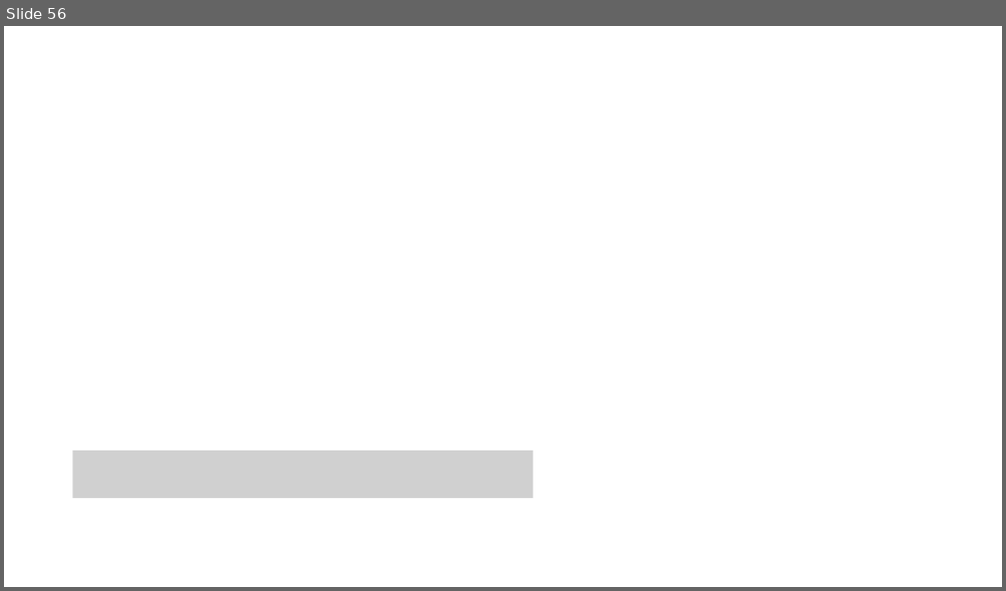
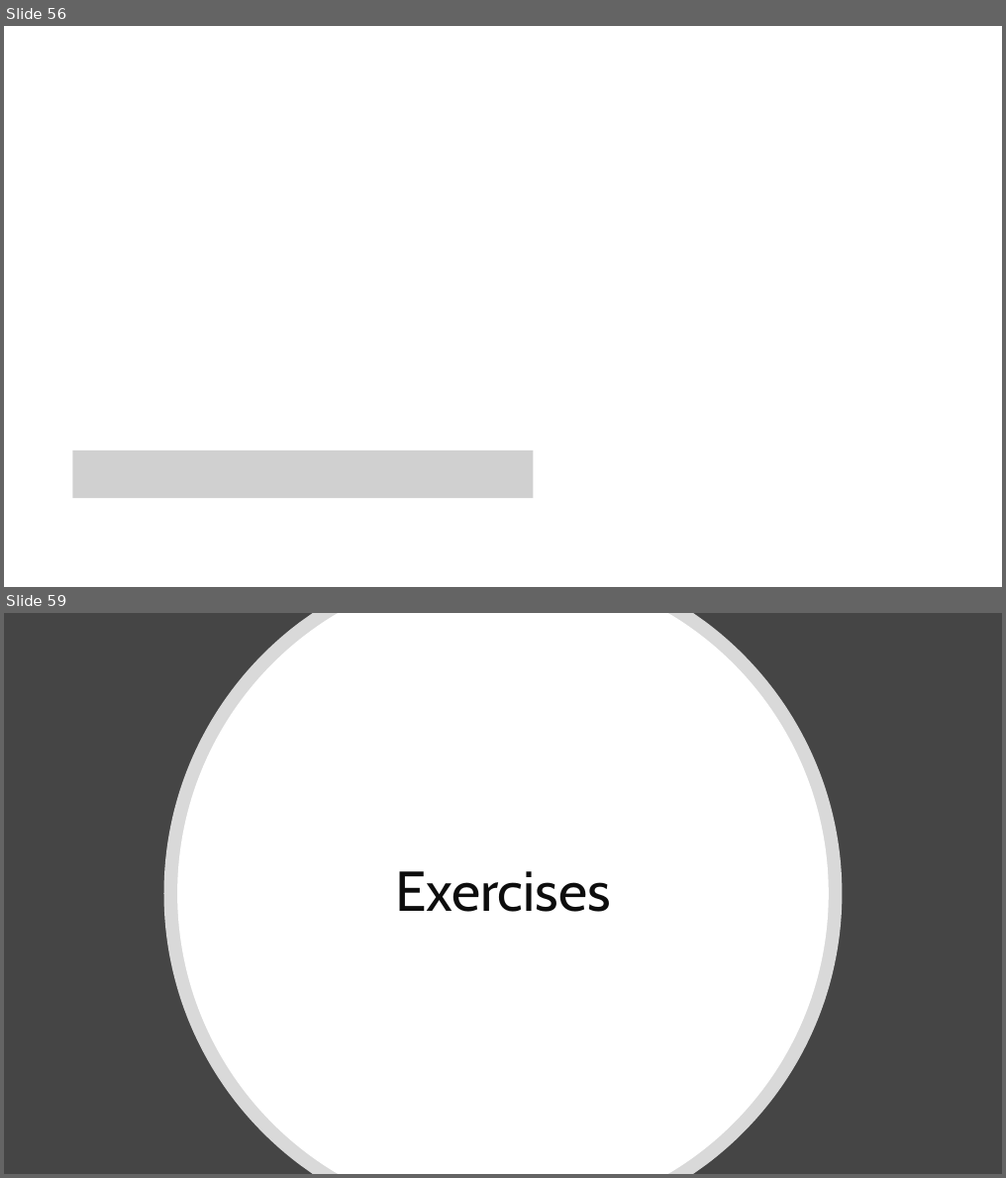
Before and after one commit to RobertNagy299/dsa-i-teaching, a slide deck: MyOwnPresentations/Divide_Conquer_Recursion_II.pptx. Shown one above the other, each under a label of ours: slide 56 before the commit, slides 56 and 59 after it; the slides between them are not shown. The pictures are 1006x591 and 1006x1178 pixels, drawn with LibreOffice and Linux fonts; fonts in the diff are those of the drawing; grey boxes stand for pictures. Boxes give left, top, right and bottom in pixels: in the first picture for what was removed or moved away, otherwise in the second. Text is boxed around its words. In the diff, an @@ line names an element or a change of style, - is before the commit and + after.

```diff
--- a/MyOwnPresentations/Divide_Conquer_Recursion_II.pptx
+++ b/MyOwnPresentations/Divide_Conquer_Recursion_II.pptx
@@ slide 59 added at (x1=4, y1=613, x2=1002, y2=1174), background #454545 @@
@@ freeform shape added at (x1=164, y1=613, x2=843, y2=1174), fill #FFFFFF at 80% opacity @@
@@ freeform shape added at (x1=177, y1=613, x2=829, y2=1174), fill #FFFFFF @@
@@ title added at (x1=395, y1=871, x2=610, y2=912), 54 pt, text #0D0D0D @@
+Exercises
```
Also in this commit, not shown: 1 slide changed, 3 other slides added, 1 other file.
